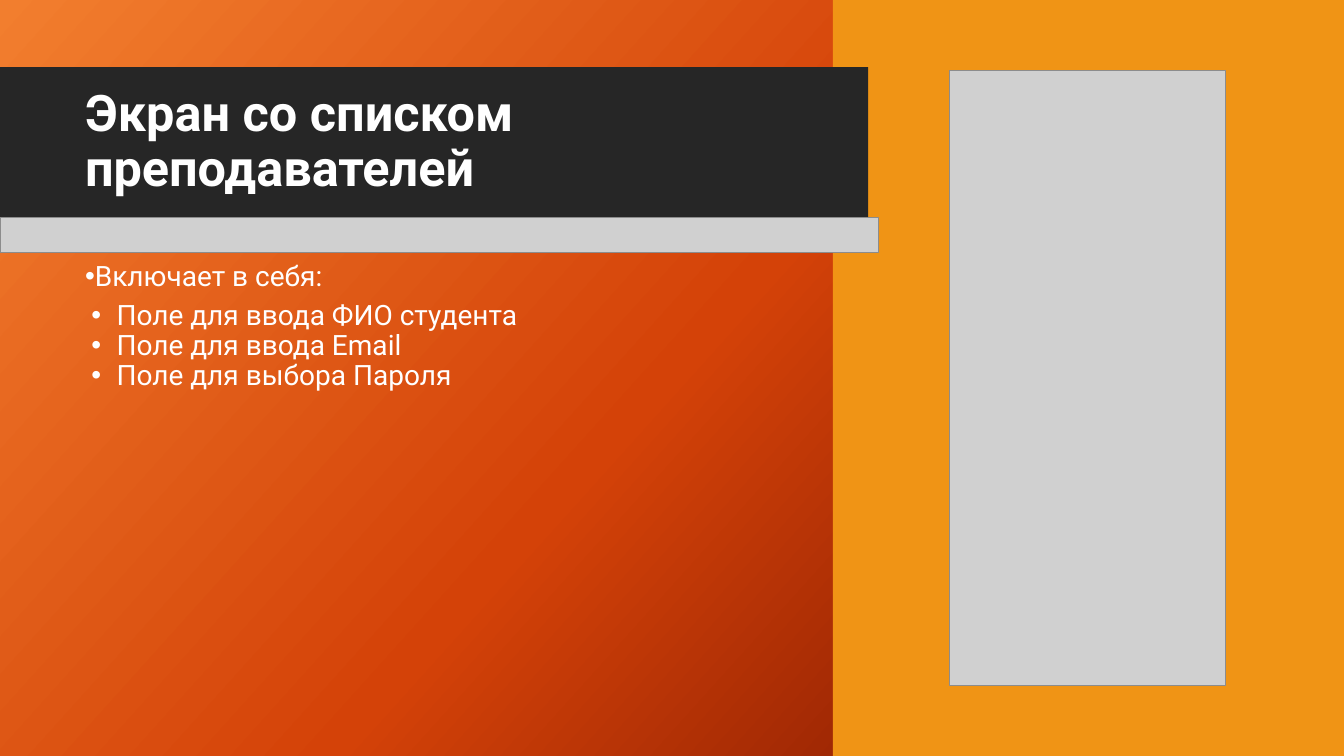
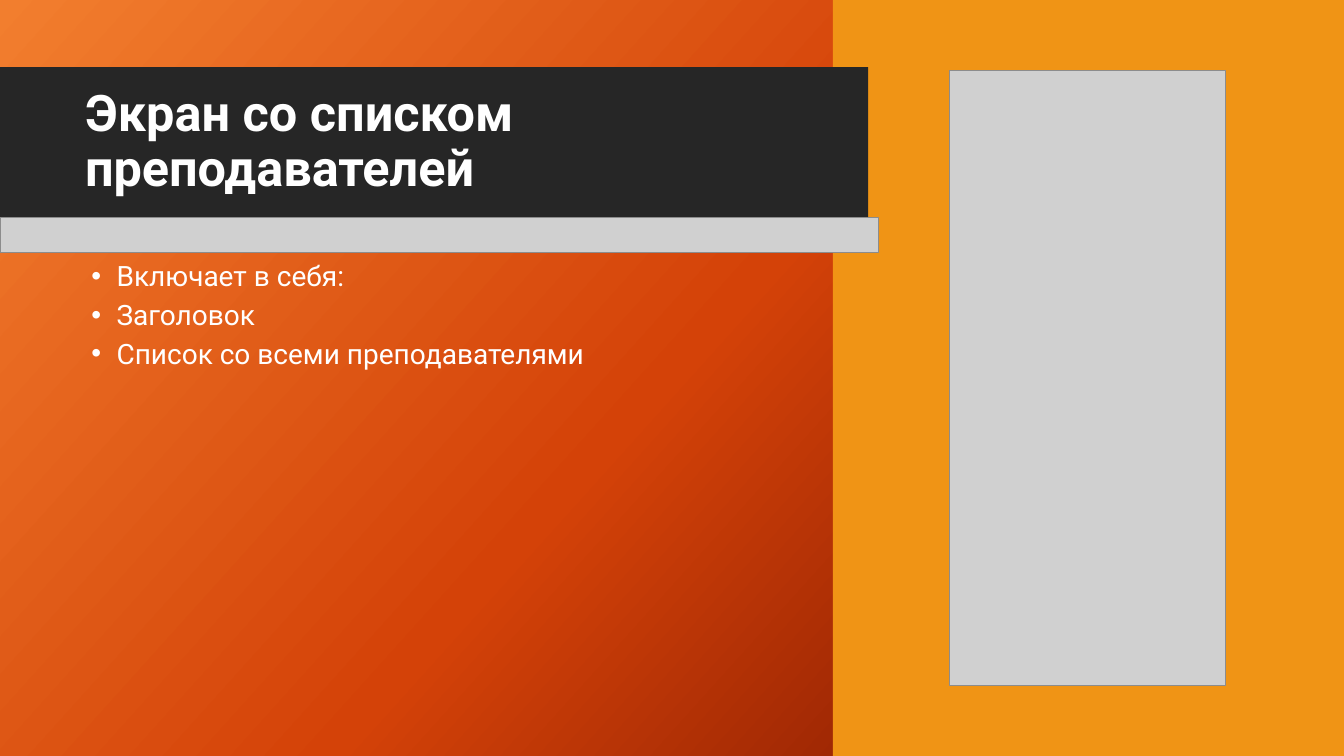
Before and after one commit to GRIZZLY1111/UP_7, a slide deck: slide 10 of Презентация_Up_7.pptx. Drawn at 1344x756 pixels with LibreOffice and Linux fonts; fonts in the diff are those of the drawing; grey boxes stand for pictures; background and template pictures are left out. Boxes give left, top, right and bottom in pixels: in the first picture for what was removed or moved away, otherwise in the second. Text is boxed around its words. In the diff, an @@ line names an element or a change of style, - is before the commit and + after.

```diff
--- a/Презентация_Up_7.pptx
+++ b/Презентация_Up_7.pptx
@@ text at (117,264,344,287): indent changed @@
@@ text at (117,304,584,370): text changed @@
-• Поле для ввода ФИО студента
-• Поле для ввода Email
-• Поле для выбора Пароля
+• Заголовок
+• Список со всеми преподавателями
```
Also in this commit, not shown: 5 other slides changed.
